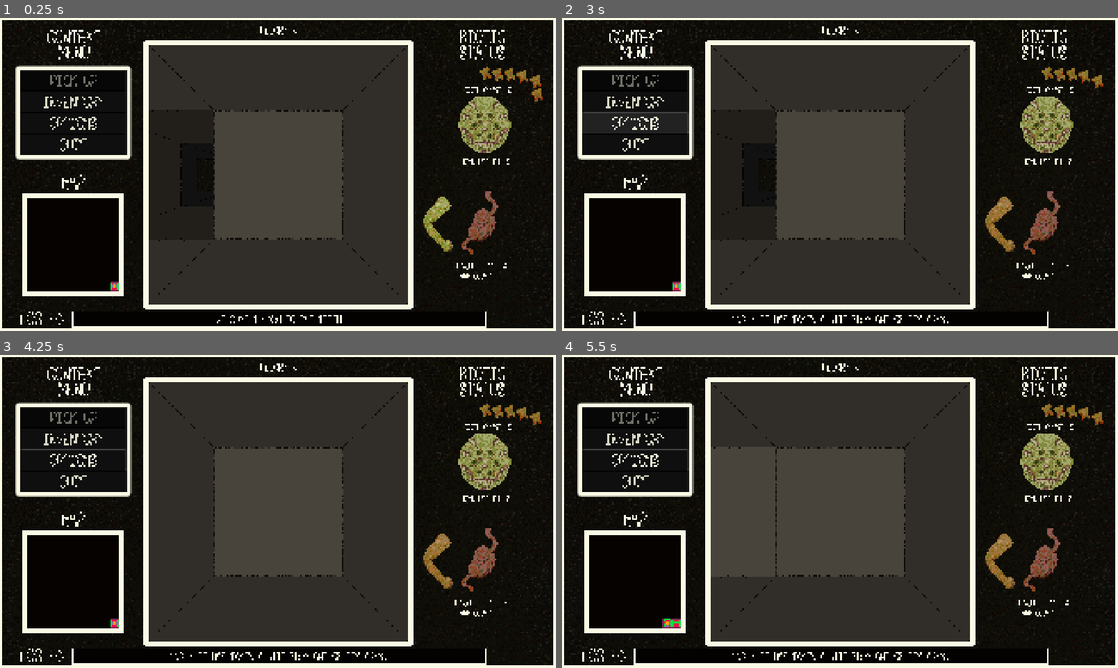
Above: before the commit, frames 1-4 (two rows, left to right).
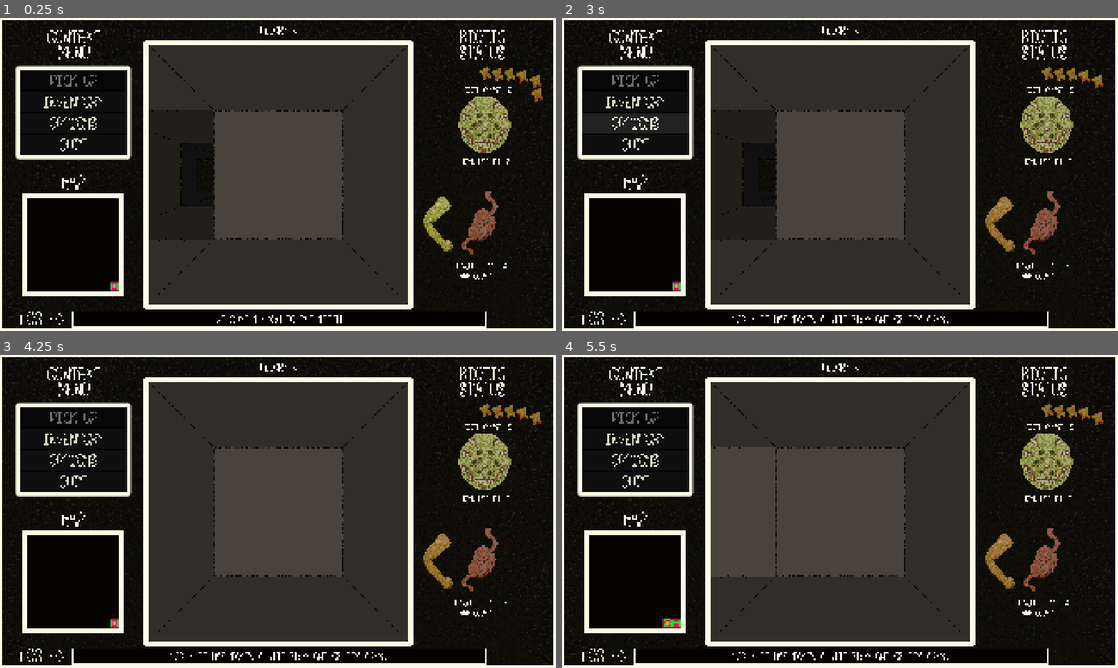
Above: after the commit, the same moments.

Repository: sym-z/arm-to-the-teeth
Game: Godot game, scene res://scenes/testing_level/testing_level.tscn
The game is run twice, just before and just after one commit, with the same random seed, the same clock (stepped at 60 frames per second) and the same inputs. The project has no main scene, so this scene is started directly.
Inputs (mouse positions are in pixels of both pictures, inside the frame that each line leads up to):
- Up to frame 1 (0.25 s): no input
- Up to frame 2 (3 s): click "INVENTORY" at 0.5 s; click "EAT" at 1.25 s; click "BACK" at 2 s; click "OPTIONS" at 2.75 s
- Up to frame 3 (4.25 s): move the mouse to (400, 495) at 3.52 s; hold D (turn_right) from 3.53 s (still down); click (400, 495) at 3.67 s
- Up to frame 4 (5.5 s): move the mouse to (728, 527) at 4.27 s; release D (turn_right) at 4.28 s; hold S (move_back) 4.28-5.03 s; move the mouse to (895, 442) at 5.02 s; hold D (turn_right) from 5.03 s (still down)

The runs differ from the first frame. In frame 1, less than 0.1% of the frame differs, in the area x 91-92%, y 45-47%; in frame 2, 0.1%, in the area x 3-92%, y 30-98%; in frame 3, 0.1%; in frame 4, 0.1%.

Commit message:
Difficulty updated, tested, will double check and merge
Removed possibility of context menu buttons to take focus

Diff:
--- a/src/prefabs/map/map.gd
+++ b/src/prefabs/map/map.gd
@@ -334,18 +334,19 @@
 			return
 		world_map[loc].contents = type
 		empty_cells.erase(loc)
+		# Base stats are slightly randomized, and also influenced by floor level.
 		if type == Cell.TYPE.ARM:
 			var arm_drop : Arm = Arm.new()
-			#TODO: Randomize
-			arm_drop.strength = 2
-			arm_drop.max_condition = 6
+			arm_drop.strength = randi_range(1,3) + Globals.curr_floor
+			arm_drop.max_condition = randi_range(4,7) + Globals.curr_floor
 			arm_drop.condition = arm_drop.max_condition
 			arm_drop.equipped = false
 			arm_atlas[loc] = arm_drop
 		elif type == Cell.TYPE.ENEMY:
 			var new_enemy : Enemy = Enemy.new()
-			#TODO: Randomize stats, but influence based off of floor level
-			# Keeping defaults for now
+			new_enemy.total_health = randi_range(4,6) + Globals.curr_floor
+			new_enemy.curr_health = new_enemy.total_health
+			new_enemy.damage = randi_range(1,3) + Globals.curr_floor
 			#TODO: GIVE UNIQUE SPRITEFRAMES!
 			enemy_atlas[loc] = new_enemy
 		elif type == Cell.TYPE.TOOTH:
--- a/src/prefabs/player/player.gd
+++ b/src/prefabs/player/player.gd
@@ -74,7 +74,14 @@
 		if Globals.verbose_console == true:
 			debug_print_inventory()
 	map.world_map[position].contents = Cell.TYPE.SPAWN
+	upgrade_loadout()
 	player_spawned.emit()
+
+# Each floor, the player can upgrade something. For now, their head max_health and current health goes up by one each floor.
+func upgrade_loadout():
+	head.max_health += 1
+	head.health += 1
+	Log.add_log_message("IT GREW STRONGER, ITS HEAD GAINED BIOTIC FORTITUDE.")
 
 # Called every frame. 'delta' is the elapsed time since the previous frame.
 func _process(delta):
--- a/src/prefabs/ui/combat_viewport/combat_viewport.gd
+++ b/src/prefabs/ui/combat_viewport/combat_viewport.gd
@@ -185,7 +185,7 @@
 	var limb_choice : int = randi_range(0, equipped_arms.size())
 	var enemy_roll : int = randi_range(0,20)
 	# Roll using player's head health as DC / head health + teeth
-	if enemy_roll > player.head.health:
+	if enemy_roll > player.head.health - Globals.curr_floor:
 		match limb_choice:
 			0:
 				# Head
@@ -364,7 +364,7 @@
 		if Globals.debug_combat == true:
 			enemy_roll = 20
 			pass
-		if enemy_roll < player.head.health:
+		if enemy_roll < player.head.health - Globals.curr_floor:
 			# Enemy Miss
 			Log.add_log_message("THE ENEMY WENT FOR AN ATTACK, BUT MISSED!")
 			#TODO: BACK TO ATTACK/RUN CHOICE AFTER TIMER
@@ -456,6 +456,9 @@
 	var curr_cell : Cell = map.world_map[combat_location]
 	var loot_roll : int = randi_range(1,20)
 	var coin_flip : int = randi_range(0,1)
+	if Globals.debug_combat == true:
+		loot_roll = 20
+		coin_flip = 1
 	if loot_roll >= 19:
 		# Rare
 		# Great Arm / 8 Teeth
@@ -463,9 +466,9 @@
 			curr_cell.contents = Cell.TYPE.ARM
 			# Add to map arm atlas
 			var great_arm : Arm = Arm.new()
-			great_arm.max_condition = 15
+			great_arm.max_condition = 15 + Globals.curr_floor
 			great_arm.condition = great_arm.max_condition
-			great_arm.strength = 4
+			great_arm.strength = 4 + Globals.curr_floor
 			map.arm_atlas[curr_cell.position] = great_arm
 			root_ui.mini_map.set_icon(Cell.TYPE.ARM, curr_cell.position)
 		else:
@@ -480,9 +483,9 @@
 			curr_cell.contents = Cell.TYPE.ARM
 			# Add to map arm atlas
 			var avg_arm : Arm = Arm.new()
-			avg_arm.max_condition = 8
+			avg_arm.max_condition = 8 + Globals.curr_floor
 			avg_arm.condition = avg_arm.max_condition
-			avg_arm.strength = 3
+			avg_arm.strength = 3 + Globals.curr_floor
 			map.arm_atlas[curr_cell.position] = avg_arm
 			root_ui.mini_map.set_icon(Cell.TYPE.ARM, curr_cell.position)
 		else:
@@ -497,9 +500,9 @@
 			curr_cell.contents = Cell.TYPE.ARM
 			# Add to map arm atlas
 			var bad_arm : Arm = Arm.new()
-			bad_arm.max_condition = 3
+			bad_arm.max_condition = 3 + Globals.curr_floor
 			bad_arm.condition = bad_arm.max_condition
-			bad_arm.strength = 1
+			bad_arm.strength = 1 + Globals.curr_floor
 			map.arm_atlas[curr_cell.position] = bad_arm
 			root_ui.mini_map.set_icon(Cell.TYPE.ARM, curr_cell.position)
 		else:
--- a/src/prefabs/ui/combat_viewport/combat_viewport.tscn
+++ b/src/prefabs/ui/combat_viewport/combat_viewport.tscn
@@ -69,6 +69,8 @@
 border_width_right = 4
 border_width_bottom = 4
 border_color = Color(0.984314, 0.980392, 0.898039, 1)
+expand_margin_right = 20.0
+expand_margin_bottom = 15.0
 
 [sub_resource type="StyleBoxFlat" id="StyleBoxFlat_t3v2j"]
 bg_color = Color(0.0156863, 0.00784314, 0, 1)
@@ -429,12 +431,13 @@
 [node name="VBoxContainer" type="VBoxContainer" parent="TEMP ENEMY STATS/MarginContainer"]
 layout_mode = 2
 mouse_filter = 2
+alignment = 1
 
 [node name="TEMP ENEMY HEALTH" type="Label" parent="TEMP ENEMY STATS/MarginContainer/VBoxContainer"]
 layout_mode = 2
 theme_override_fonts/font = ExtResource("11_k7xhf")
 theme_override_font_sizes/font_size = 32
-text = "HEALTH: "
+text = "HEALTH: 200/200"
 
 [node name="TEMP ENEMY DAMAGE" type="Label" parent="TEMP ENEMY STATS/MarginContainer/VBoxContainer"]
 layout_mode = 2
--- a/src/prefabs/ui/combat_viewport/wheel_roller/wheel_roller.gd
+++ b/src/prefabs/ui/combat_viewport/wheel_roller/wheel_roller.gd
@@ -84,6 +84,8 @@
 	# Set to random frame
 	wheel.frame = randi_range(0,wheel.sprite_frames.get_frame_count("default")-1)
 	change_label()
+	if Globals.curr_floor != 0:
+		wheel.speed_scale += log(Globals.curr_floor**3)
 	wheel.play()
 
 func stop_wheel():
--- a/src/prefabs/ui/ui.tscn
+++ b/src/prefabs/ui/ui.tscn
@@ -544,24 +544,28 @@
 [node name="Pick Up" type="Button" parent="Context Menu/Context Menu Container/Button Container"]
 layout_mode = 2
 size_flags_vertical = 3
+focus_mode = 0
 theme = ExtResource("5_cllw1")
 text = "PICK UP"
 
 [node name="Inventory" type="Button" parent="Context Menu/Context Menu Container/Button Container"]
 layout_mode = 2
 size_flags_vertical = 3
+focus_mode = 0
 theme = ExtResource("5_cllw1")
 text = "INVENTORY"
 
 [node name="Options" type="Button" parent="Context Menu/Context Menu Container/Button Container"]
 layout_mode = 2
 size_flags_vertical = 3
+focus_mode = 0
 theme = ExtResource("5_cllw1")
 text = "OPTIONS"
 
 [node name="Quit" type="Button" parent="Context Menu/Context Menu Container/Button Container"]
 layout_mode = 2
 size_flags_vertical = 3
+focus_mode = 0
 theme = ExtResource("5_cllw1")
 text = "QUIT"
 
Not shown, changed: docs/DEVLOG.md
Not shown, changed: docs/TODO.md
